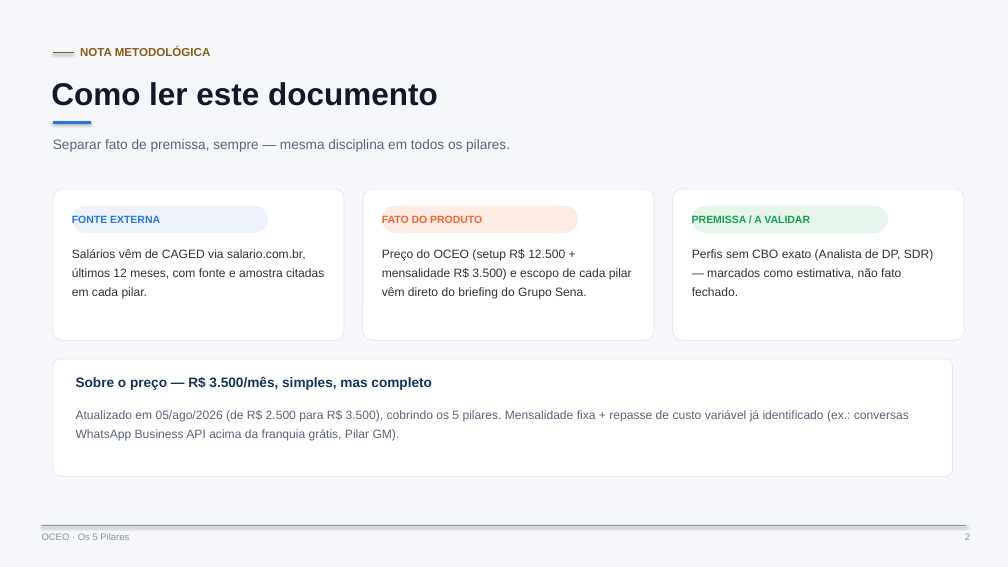
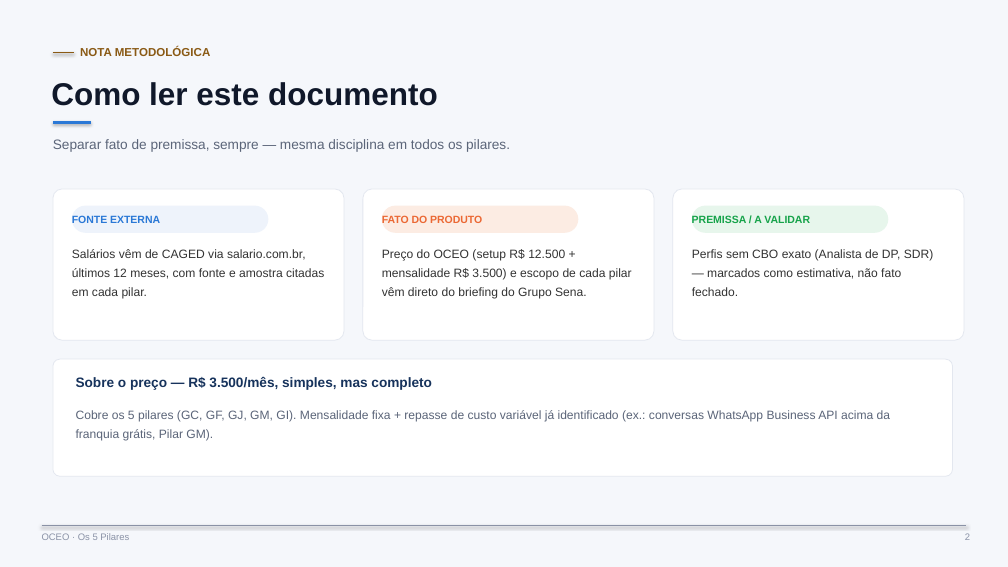
Before and after one commit to gibasenaprodutosdigitais-jpg/gilbertoos, a slide deck: slide 2 of outros-projetos/oceo/OCEO - Business Plan (5 Pilares).pptx. Drawn at 1008x567 pixels with LibreOffice and Linux fonts; fonts in the diff are those of the drawing. Boxes give left, top, right and bottom in pixels: in the first picture for what was removed or moved away, otherwise in the second. Text is boxed around its words. In the diff, an @@ line names an element or a change of style, - is before the commit and + after.

Commit message:
Remove narrativa de mudança de preço e adiciona projeção de mercado
Tira as menções de "atualizado de R\$2.500 para R\$3.500" dos 5 pilares,
resumo do business plan e CLAUDE.md — R\$3.500 passa a ser simplesmente o
preço, sem histórico. Recalcula comparativos de custo que ainda usavam
R\$2.500 como preço do OCEO. Adiciona slide de meta de mercado no
PowerPoint: 0,1% de 24 milhões de PMEs = 24.000 clientes x R\$3.500 x 12
meses = R\$1,008 bi de receita anual projetada (marcado como meta, não fato).

```diff
--- a/outros-projetos/oceo/OCEO - Business Plan (5 Pilares).pptx
+++ b/outros-projetos/oceo/OCEO - Business Plan (5 Pilares).pptx
@@ text at [76,410,890,441]: text changed @@
-Atualizado em 05/ago/2026 (de R$ 2.500 para R$ 3.500), cobrindo os 5 pilares. Mensalidade fixa + repasse de custo variável já identificado (ex.: conversas WhatsApp Business API acima da franquia grátis, Pilar GM).
+Cobre os 5 pilares (GC, GF, GJ, GM, GI). Mensalidade fixa + repasse de custo variável já identificado (ex.: conversas WhatsApp Business API acima da franquia grátis, Pilar GM).
```
Also in this commit, not shown: 2 other slides changed, 1 slide added, 7 other files.
